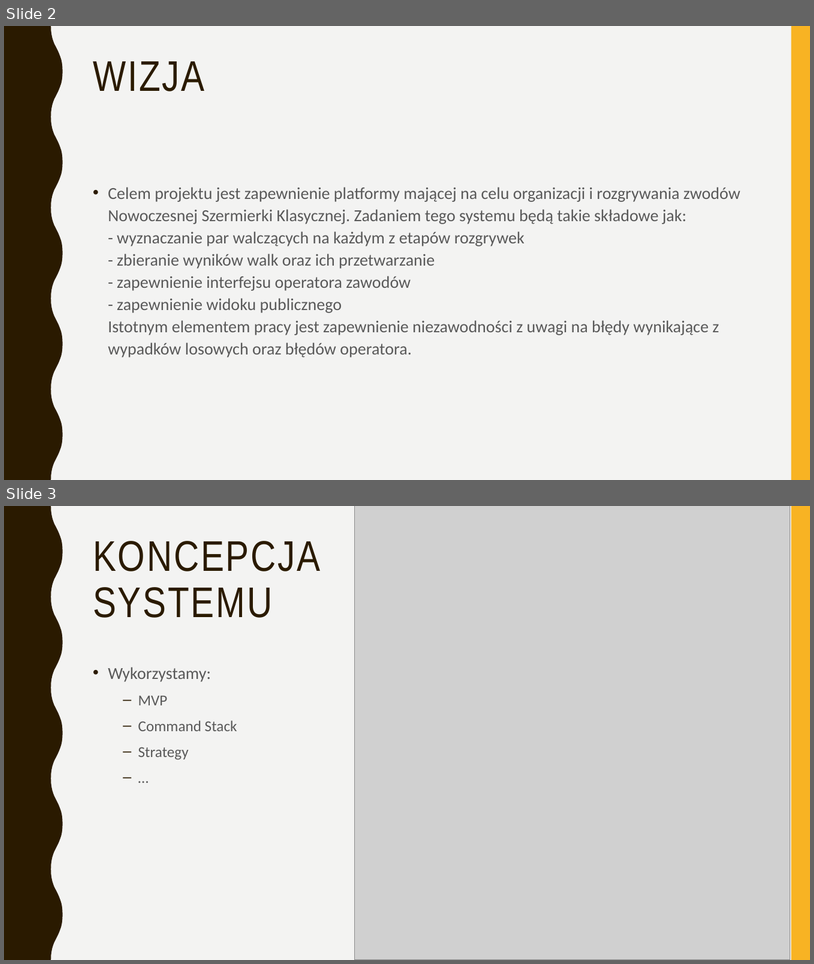
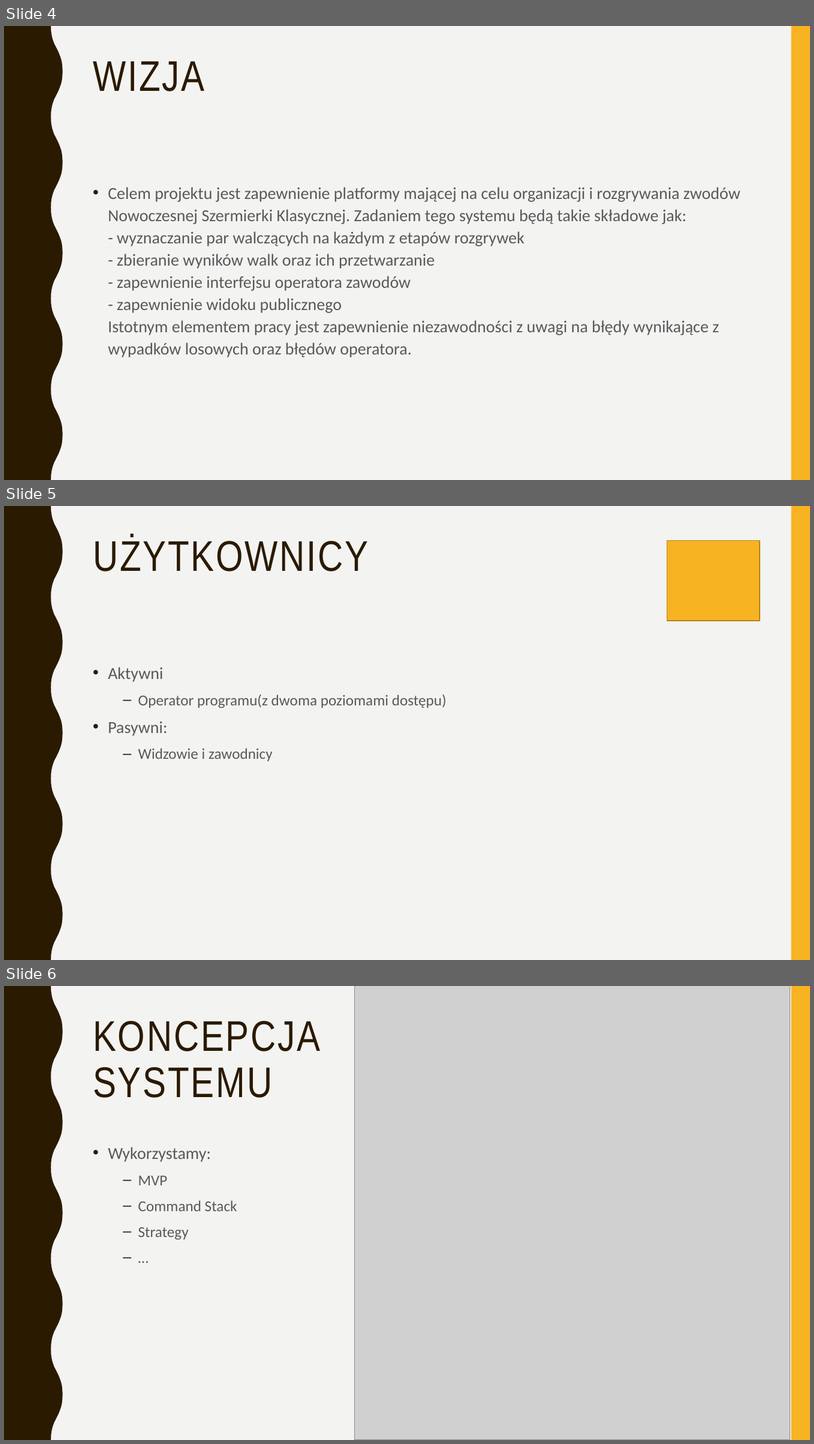
Before and after one commit to MarcinSosniak/FencingChampionshipsProgram, a slide deck: Prezentacja/prezentacja1PP.pptx. Shown one above the other, each under a label of ours: slides 2 and 3 before the commit, slides 4, 5 and 6 after it. The pictures are 814x964 and 814x1444 pixels, drawn with LibreOffice and Linux fonts; fonts in the diff are those of the drawing; grey boxes stand for pictures. Boxes give left, top, right and bottom in pixels: in the first picture for what was removed or moved away, otherwise in the second. Text is boxed around its words. In the diff, an @@ line names an element or a change of style, - is before the commit and + after.

```diff
--- a/Prezentacja/prezentacja1PP.pptx
+++ b/Prezentacja/prezentacja1PP.pptx
@@ slide 5 added at (x1=4, y1=506, x2=810, y2=960), background #F3F3F2; not listed: 2 template elements that a slide beside it also shows @@
@@ title added at (x1=93, y1=537, x2=369, y2=571), 51 pt, text #2A1A00 @@
+UŻYTKOWNICY
@@ rectangle added at (x1=668, y1=540, x2=760, y2=621), fill #F8B323, outline #B7841A 1 pt @@
@@ text added at (x1=108, y1=667, x2=447, y2=761), 18 pt, text #595959 @@
+• Aktywni
+  – Operator programu(z dwoma poziomami dostępu)
+• Pasywni:
+  – Widzowie i zawodnicy
@@ what was slide 2 is now slide 4 @@
@@ what was slide 3 is now slide 6 @@
```
Also in this commit, not shown: 2 slides changed, 3 other slides added, 1 other file.
